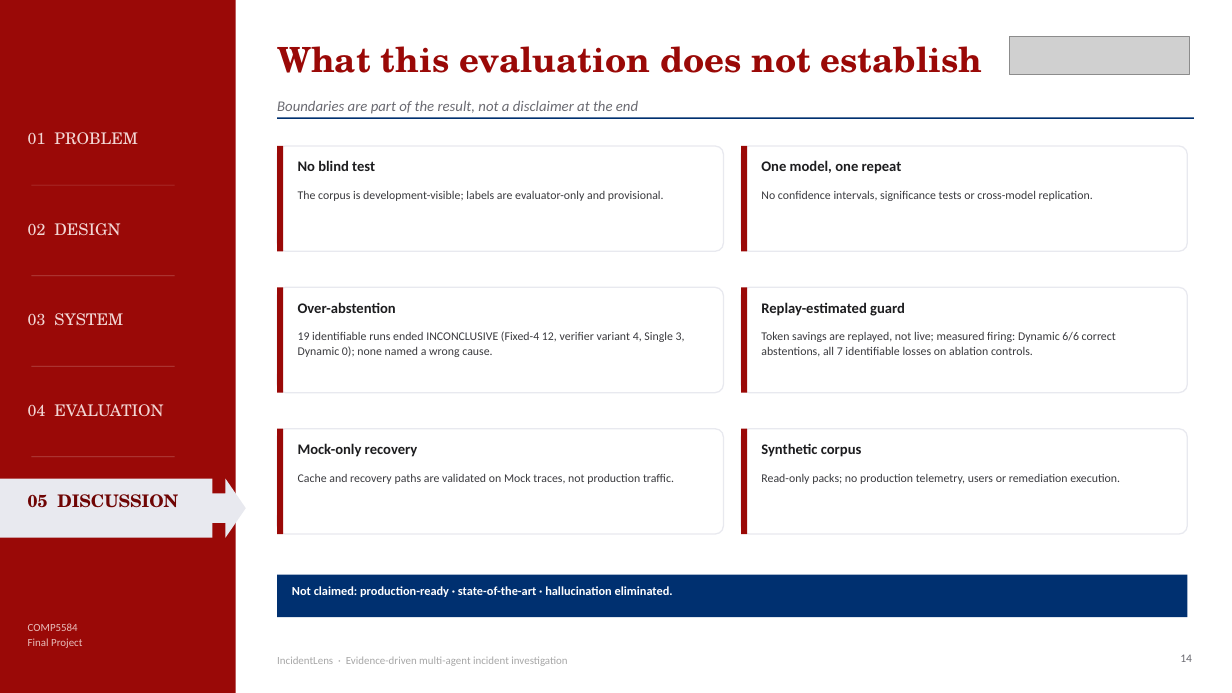
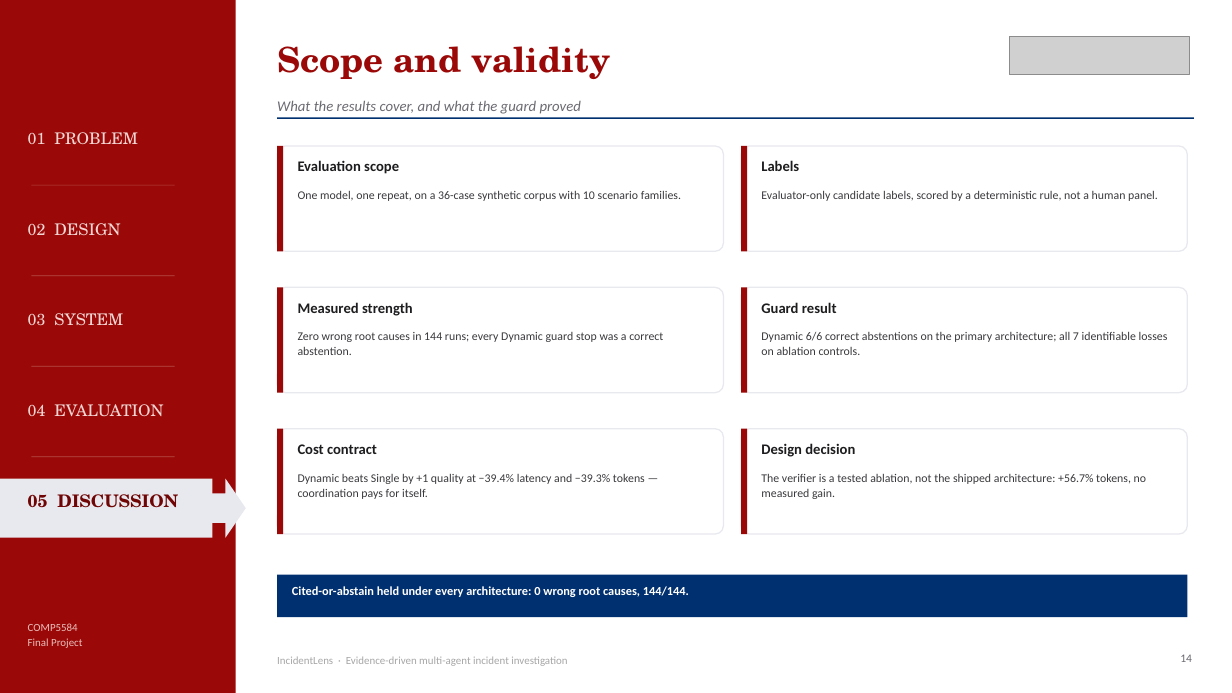
Before and after one commit to celvelzel/IncidentLens, a slide deck: slide 14 of presentation/IncidentLens_Deck.pptx. Drawn at 1232x693 pixels with LibreOffice and Linux fonts; fonts in the diff are those of the drawing; grey boxes stand for pictures. Boxes give left, top, right and bottom in pixels: in the first picture for what was removed or moved away, otherwise in the second. Text is boxed around its words. In the diff, an @@ line names an element or a change of style, - is before the commit and + after.

```diff
--- a/presentation/IncidentLens_Deck.pptx
+++ b/presentation/IncidentLens_Deck.pptx
@@ text at bbox=[277, 46, 611, 79]: text changed @@
-What this evaluation does not establish
+Scope and validity
@@ text at bbox=[277, 101, 581, 114]: text changed @@
-Boundaries are part of the result, not a disclaimer at the end
+What the results cover, and what the guard proved
@@ text at bbox=[298, 160, 399, 174]: text changed @@
-No blind test
+Evaluation scope
@@ text at bbox=[761, 160, 799, 171]: text changed @@
-One model, one repeat
+Labels
@@ text at bbox=[298, 191, 681, 201]: text changed @@
-The corpus is development-visible; labels are evaluator-only and provisional.
+One model, one repeat, on a 36-case synthetic corpus with 10 scenario families.
@@ text at bbox=[761, 191, 1158, 201]: text changed @@
-No confidence intervals, significance tests or cross-model replication.
+Evaluator-only candidate labels, scored by a deterministic rule, not a human panel.
@@ text at bbox=[298, 302, 413, 316]: text changed @@
-Over-abstention
+Measured strength
@@ text at bbox=[761, 302, 837, 313]: text changed @@
-Replay-estimated guard
+Guard result
@@ text at bbox=[298, 332, 663, 355]: text changed @@
-19 identifiable runs ended INCONCLUSIVE (Fixed-4 12, verifier variant 4, Single 3, Dynamic 0); none named a wrong cause.
+Zero wrong root causes in 144 runs; every Dynamic guard stop was a correct abstention.
@@ text at bbox=[761, 332, 1168, 355]: text changed @@
-Token savings are replayed, not live; measured firing: Dynamic 6/6 correct abstentions, all 7 identifiable losses on ablation controls.
+Dynamic 6/6 correct abstentions on the primary architecture; all 7 identifiable losses on ablation controls.
@@ text at bbox=[298, 444, 377, 454]: text changed @@
-Mock-only recovery
+Cost contract
@@ text at bbox=[761, 443, 855, 457]: text changed @@
-Synthetic corpus
+Design decision
@@ text at bbox=[298, 474, 645, 499]: text changed @@
-Cache and recovery paths are validated on Mock traces, not production traffic.
+Dynamic beats Single by +1 quality at −39.4% latency and −39.3% tokens — coordination pays for itself.
@@ text at bbox=[761, 473, 1146, 499]: text changed @@
-Read-only packs; no production telemetry, users or remediation execution.
+The verifier is a tested ablation, not the shipped architecture: +56.7% tokens, no measured gain.
@@ text at bbox=[292, 586, 689, 597]: text changed @@
-Not claimed: production-ready · state-of-the-art · hallucination eliminated.
+Cited-or-abstain held under every architecture: 0 wrong root causes, 144/144.
```
Also in this commit, not shown: 4 other slides changed, 29 other files.
